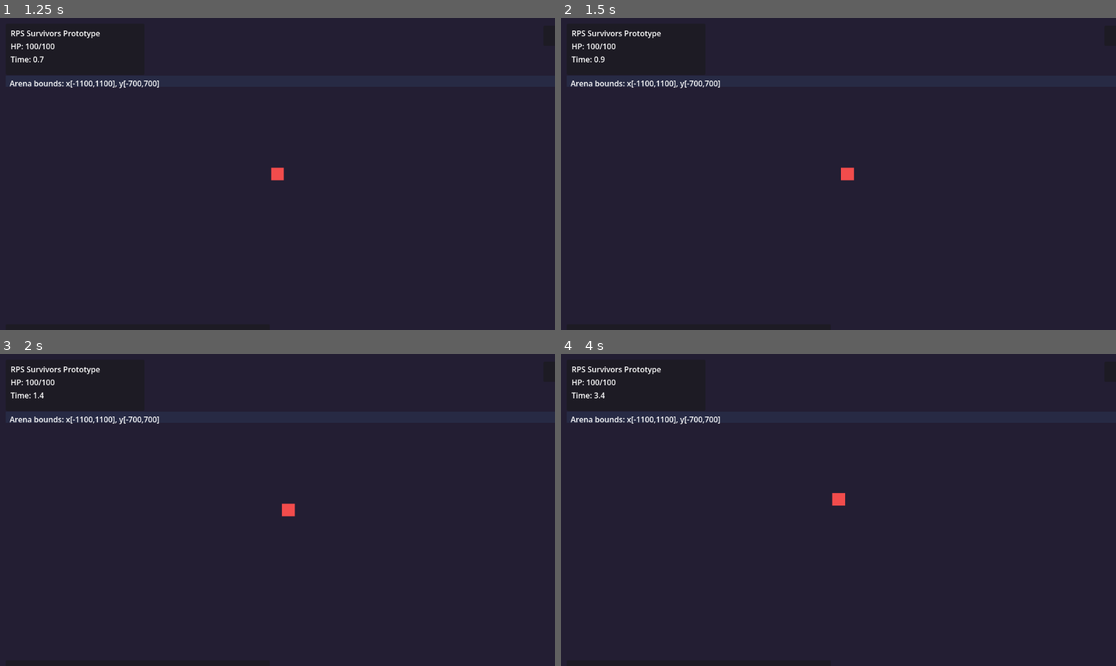
Above: before the commit, frames 1-4 (two rows, left to right).
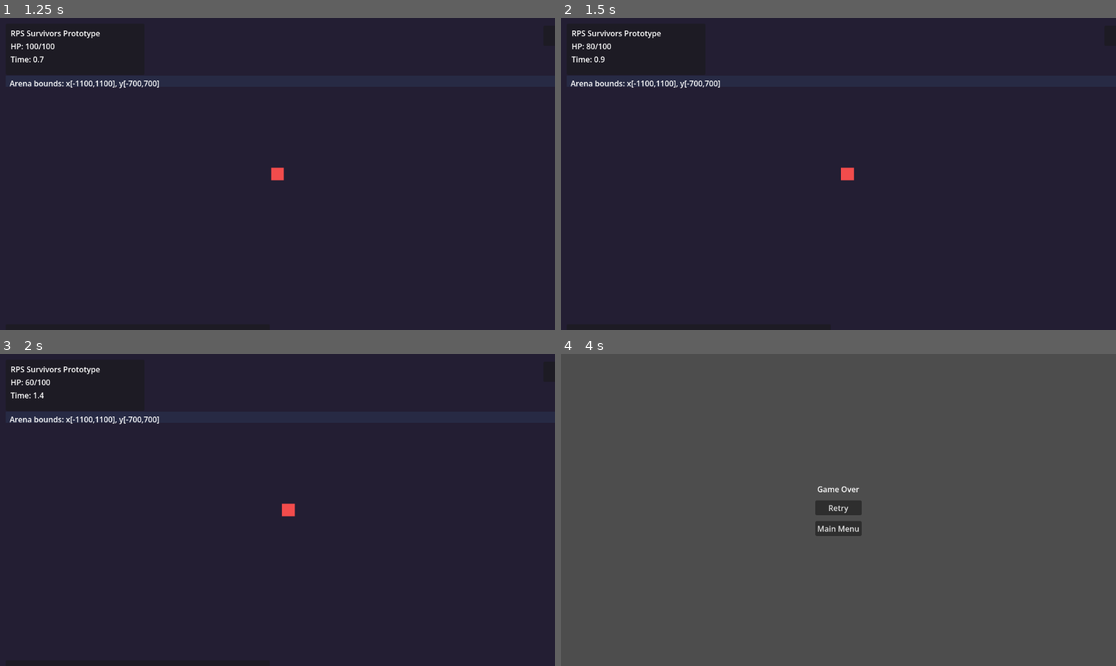
Above: after the commit, the same moments.

Repository: TimotejZavski/rps-vamp--survivors-clone
Game: Godot game, scene res://scenes/main/Main.tscn
Same seed, same stepped clock (60 frames per second), same inputs: the game is played once before the commit and once after it.
Inputs (mouse positions are in pixels of both pictures, inside the frame that each line leads up to):
- Up to frame 1 (1.25 s): click "Start Game" at 0.5 s
- Up to frame 2 (1.5 s): tap Enter (ui_accept) at 1.25, 1.35 s; move the mouse to (960, 158) at 1.27 s; hold D (move_right) from 1.28 s (still down)
- Up to frame 3 (2 s): keep holding D (move_right); tap Enter (ui_accept) at 1.52, 1.82 s
- Up to frame 4 (4 s): move the mouse to (727, 525) at 2.02 s; release D (move_right) at 2.03 s; hold S (move_down) 2.03-2.78 s; click (727, 525) at 2.1 s; tap Enter (ui_accept) at 2.27, 2.3, 2.57, 3.05, 3.6, 3.77 s; move the mouse to (894, 441) at 2.77 s; hold D (move_right) 2.78-3.53 s; tap Space (dash) at 2.85 s; move the mouse to (810, 572) at 3.52 s; hold W (move_up) from 3.53 s (still down)

Frame 1 is identical in both runs. In frame 2, less than 0.1% of the frame differs, in the area x 4-10%, y 8-11%; in frame 3, less than 0.1%; in frame 4, 99%, in the area x 0-100%, y 0-100%.

Commit message:
Add player damage, death and game over flow

Diff:
--- a/scripts/game/game.gd
+++ b/scripts/game/game.gd
@@ -15,6 +15,19 @@
 var _attack_flash_time_left := 0.0
 
 
+func _ready() -> void:
+	player_camera.make_current()
+
+	if player.has_signal("health_changed"):
+		player.health_changed.connect(_on_player_health_changed)
+		var current_health := int(player.get("current_health"))
+		var max_health := int(player.get("max_health"))
+		_on_player_health_changed(current_health, max_health)
+
+	if player.has_signal("died"):
+		player.died.connect(_on_player_died)
+
+
 func _process(delta: float) -> void:
 	_elapsed_seconds += delta
 	timer_label.text = "Time: %.1f" % _elapsed_seconds
@@ -30,14 +43,10 @@
 
 	player.position = player.position.clamp(ARENA_MIN, ARENA_MAX)
 
-
-func _ready() -> void:
-	player_camera.make_current()
-	if player.has_signal("health_changed"):
-		player.health_changed.connect(_on_player_health_changed)
-		var current_health := int(player.get("current_health"))
-		var max_health := int(player.get("max_health"))
-		_on_player_health_changed(current_health, max_health)
+	# Privremeni test damage-a dok jos nema pravih enemy napada
+	if Input.is_action_just_pressed("ui_accept"):
+		if player.has_method("take_damage"):
+			player.take_damage(10)
 
 
 func _on_end_run_button_pressed() -> void:
@@ -50,3 +59,7 @@
 
 func _on_player_health_changed(new_health: int, max_health: int) -> void:
 	health_label.text = "HP: %d/%d" % [new_health, max_health]
+
+
+func _on_player_died() -> void:
+	game_over_requested.emit()
--- a/scripts/player/player.gd
+++ b/scripts/player/player.gd
@@ -1,6 +1,7 @@
 extends CharacterBody2D
 
 signal health_changed(new_health: int, max_health: int)
+signal died
 
 @export var move_speed := 220.0
 @export var dash_speed := 420.0
@@ -10,13 +11,20 @@
 var current_health := max_health
 var _dash_time_left := 0.0
 var _last_move_dir := Vector2.DOWN
+var _is_dead := false
 
 
 func _ready() -> void:
+	current_health = max_health
 	health_changed.emit(current_health, max_health)
 
 
 func _physics_process(delta: float) -> void:
+	if _is_dead:
+		velocity = Vector2.ZERO
+		move_and_slide()
+		return
+
 	var input_dir := Input.get_vector("move_left", "move_right", "move_up", "move_down")
 	if input_dir != Vector2.ZERO:
 		_last_move_dir = input_dir.normalized()
@@ -31,3 +39,33 @@
 		velocity = input_dir * move_speed
 
 	move_and_slide()
+
+
+func take_damage(amount: int) -> void:
+	if _is_dead:
+		return
+
+	current_health -= amount
+	if current_health < 0:
+		current_health = 0
+
+	health_changed.emit(current_health, max_health)
+
+	if current_health == 0:
+		_die()
+
+
+func heal(amount: int) -> void:
+	if _is_dead:
+		return
+
+	current_health += amount
+	if current_health > max_health:
+		current_health = max_health
+
+	health_changed.emit(current_health, max_health)
+
+
+func _die() -> void:
+	_is_dead = true
+	died.emit()
